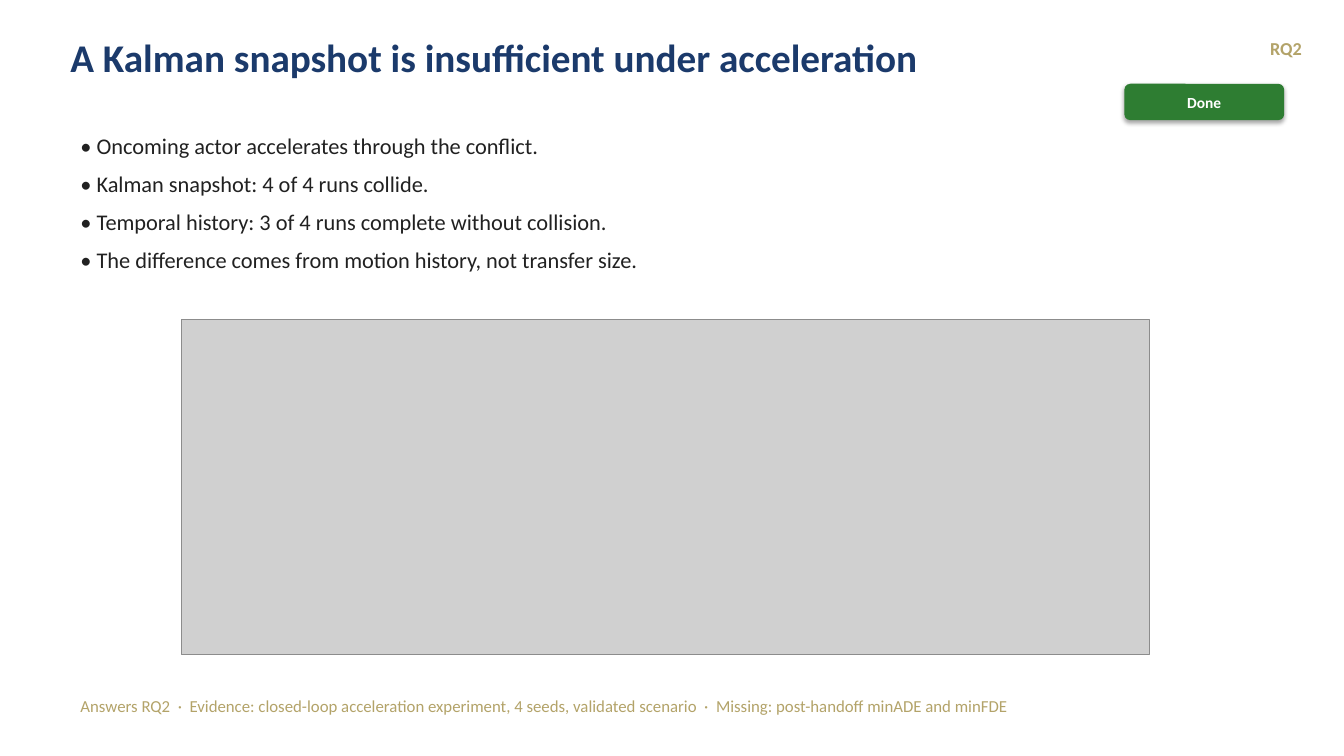
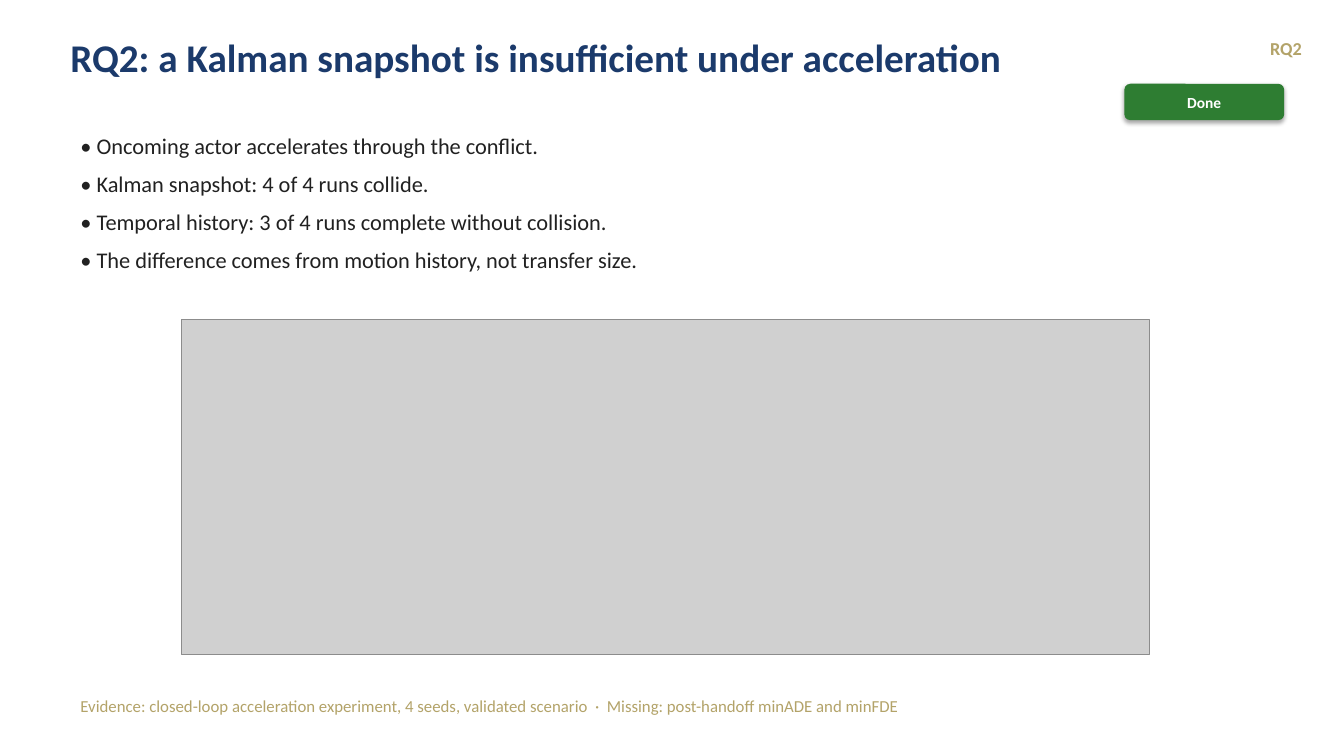
Before and after one commit to tlandle/eCAV, a slide deck: slide 8 of docs/kb/decks/khonsu_story_2026-09-04.pptx (slide 7 before the commit). Drawn at 1344x756 pixels with LibreOffice and Linux fonts; fonts in the diff are those of the drawing; grey boxes stand for pictures. Boxes give left, top, right and bottom in pixels: in the first picture for what was removed or moved away, otherwise in the second. Text is boxed around its words. In the diff, an @@ line names an element or a change of style, - is before the commit and + after.

```diff
--- a/docs/kb/decks/khonsu_story_2026-09-04.pptx
+++ b/docs/kb/decks/khonsu_story_2026-09-04.pptx
@@ text at <box>70,44,1001,78</box>: text changed @@
-A Kalman snapshot is insufficient under acceleration
+RQ2: a Kalman snapshot is insufficient under acceleration
@@ text at <box>80,700,898,715</box>: text changed @@
-Answers RQ2 · Evidence: closed-loop acceleration experiment, 4 seeds, validated scenario · Missing: post-handoff minADE and minFDE
+Evidence: closed-loop acceleration experiment, 4 seeds, validated scenario · Missing: post-handoff minADE and minFDE
```
Also in this commit, not shown: 7 other slides changed, 8 slides added, 8 slides removed, 1 other file.
